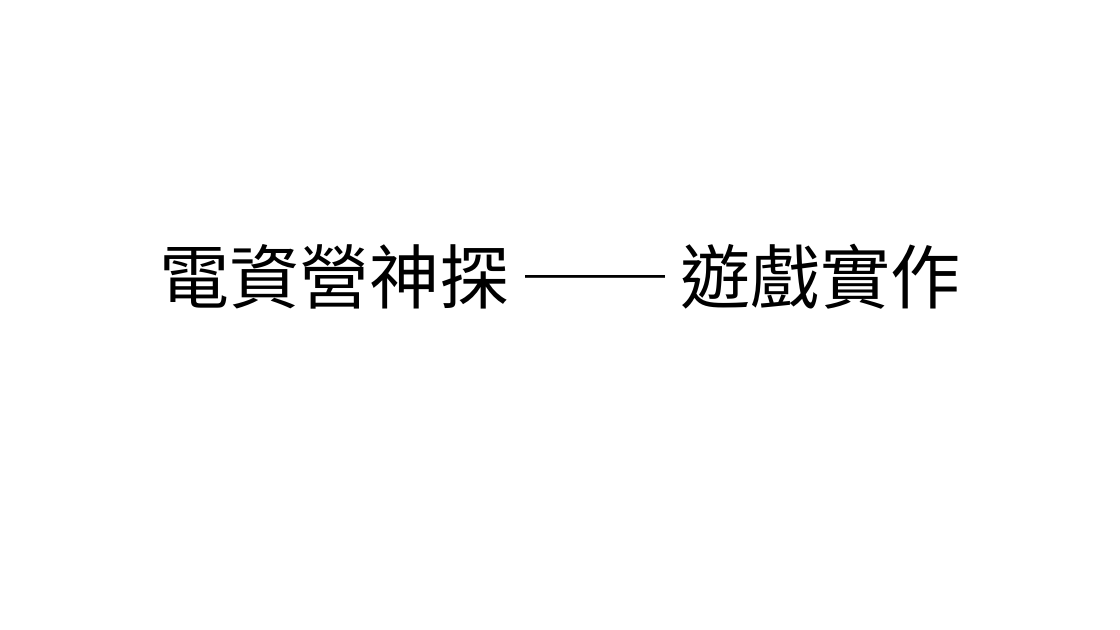
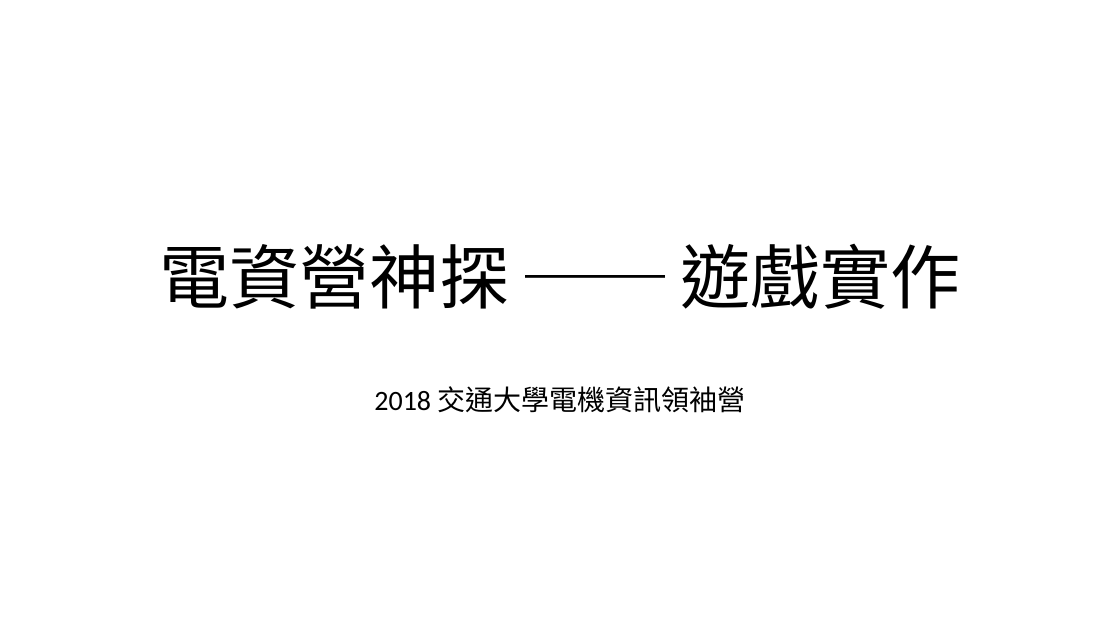
Before and after one commit to cmpss92140/EECS_SUMMER_CAMP, a slide deck: slide 1 of 2018電資營_資工實作_game.pptx. Drawn at 1120x630 pixels with LibreOffice and Linux fonts; fonts in the diff are those of the drawing. Boxes give left, top, right and bottom in pixels: in the first picture for what was removed or moved away, otherwise in the second. Text is boxed around its words. In the diff, an @@ line names an element or a change of style, - is before the commit and + after.

```diff
--- a/2018電資營_資工實作_game.pptx
+++ b/2018電資營_資工實作_game.pptx
@@ subtitle added at (374,386,746,413), 24 pt, text #000000 @@
+2018 交通大學電機資訊領袖營
```
Also in this commit, not shown: 2 other slides changed, 5 slides added, 4 other files.
